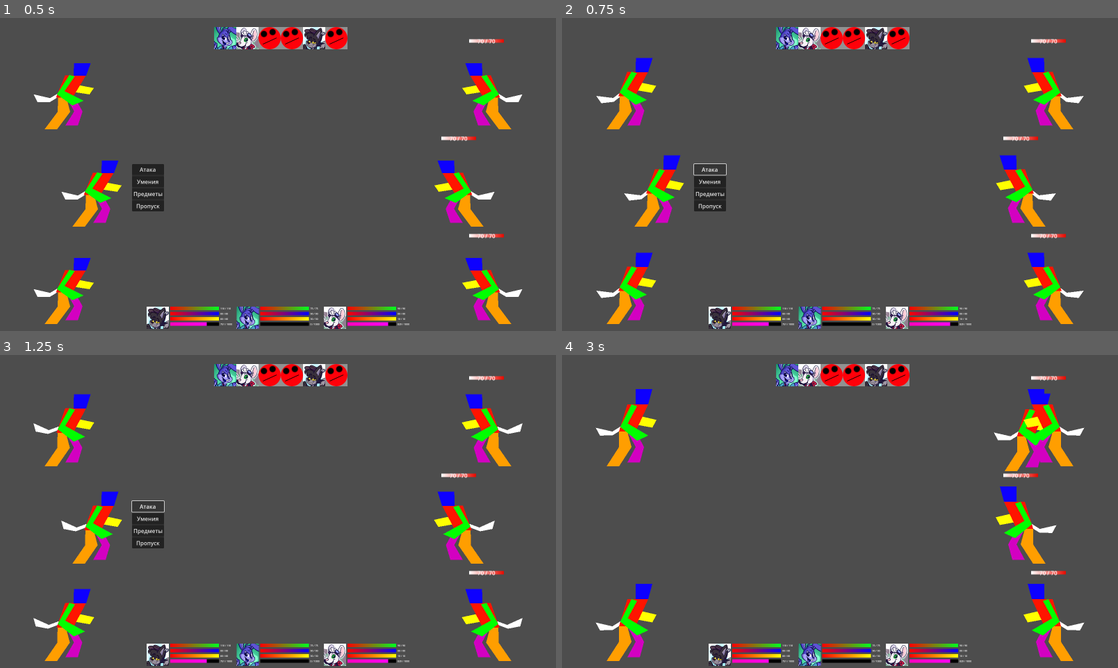
Above: before the commit, frames 1-4 (two rows, left to right).
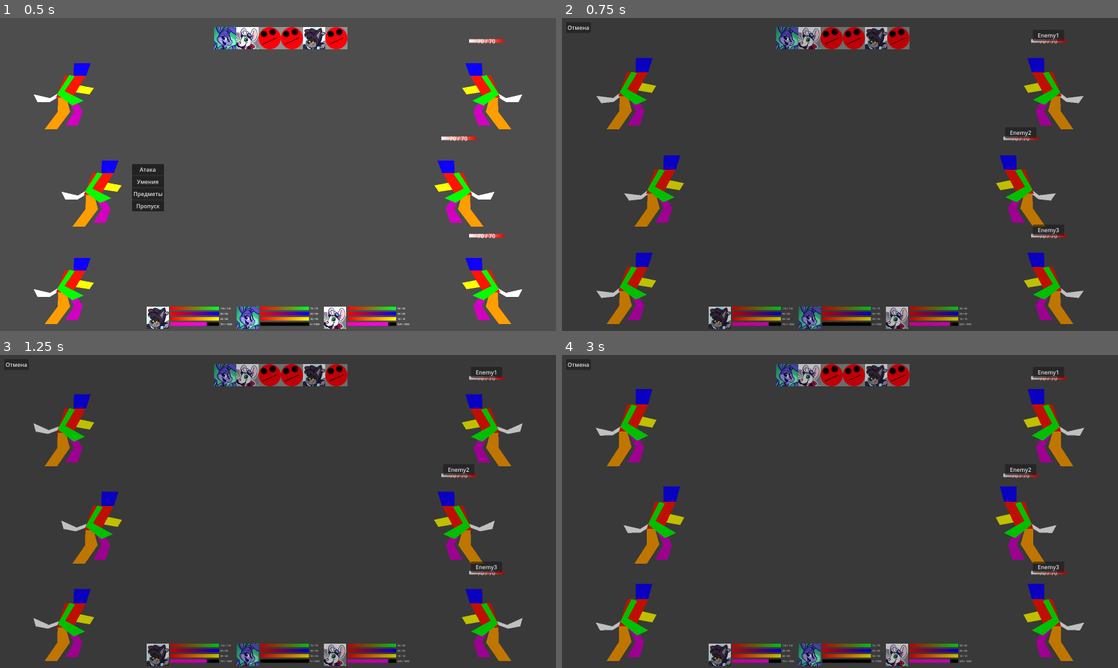
Above: after the commit, the same moments.

Repository: HellsStudios/Hell-s-workers
Game: Godot game, scene res://Scenes/Battle.tscn
Same seed, same stepped clock (60 frames per second), same inputs: the game is played once before the commit and once after it.
Inputs (mouse positions are in pixels of both pictures, inside the frame that each line leads up to):
- Up to frame 1 (0.5 s): no input
- Up to frame 2 (0.75 s): click "Атака" at 0.5 s
- Up to frame 3 (1.25 s): no input
- Up to frame 4 (3 s): click (578, 364) at 1.25 s, where only the run after the commit has a clickable "Отмена"; click "Умения" at 2 s; click "Огненный шар" at 2.75 s

Frame 1 is identical in both runs. In frame 2, 10% of the frame differs, in the area x 0-94%, y 1-100%; in frame 3, 10%; in frame 4, 11%.

Commit message:
Add files via upload

Diff:
--- a/новый-игровой-проект/Scenes/Battle.tscn
+++ b/новый-игровой-проект/Scenes/Battle.tscn
@@ -138,6 +138,7 @@
 
 [node name="PartyHUD" parent="UI" instance=ExtResource("3_2h7oj")]
 
+[connection signal="button_down" from="UI/ActionPanel/MainMenuContainer/AttackButton" to="UI/ActionPanel" method="_on_AttackButton_pressed"]
 [connection signal="button_down" from="UI/ActionPanel/MainMenuContainer/SkillButton" to="UI/ActionPanel" method="_on_SkillButton_pressed"]
 [connection signal="button_down" from="UI/ActionPanel/MainMenuContainer/ItemButton" to="UI/ActionPanel" method="_on_ItemButton_pressed"]
 [connection signal="button_down" from="UI/ActionPanel/MainMenuContainer/SkipButton" to="UI/ActionPanel" method="_on_SkipButton_pressed"]
--- a/новый-игровой-проект/Scenes/action_panel.gd
+++ b/новый-игровой-проект/Scenes/action_panel.gd
@@ -47,27 +47,24 @@
 
 # ——————— УМЕНИЯ ———————
 func update_skill_buttons_for(hero: Node2D):
-	var skills: Array = hero.abilities
+	var skills = hero.abilities
 	for i in range(6):
-		var path := "SkillMenuContainer/SkillButton%d" % (i + 1)
-		if not has_node(path):
-			continue
+		var path = "SkillMenuContainer/SkillButton%d" % (i+1)
+		if not has_node(path): continue
 		var btn: Button = get_node(path)
+
+		# очистим старые коннекты
+		for c in btn.get_signal_connection_list("pressed"):
+			btn.disconnect("pressed", c.callable)
 
 		if i < skills.size():
 			var skill: Dictionary = skills[i]
-			btn.text    = str(skill.get("name", "Skill"))
+			btn.text = str(skill.get("name","Skill"))
 			btn.visible = true
 			btn.disabled = false
-
-			# Снимаем прежнее подключение (если было) и подключаем ровно один раз
-			var call := Callable(self, "_on_skill_index").bind(i)
-			if btn.pressed.is_connected(call):
-				btn.pressed.disconnect(call)
-			btn.pressed.connect(call)
+			btn.connect("pressed", Callable(self, "_on_skill_pressed").bind(skill))
 		else:
 			btn.visible = false
-			btn.disabled = true
 
 func _on_skill_index(i: int) -> void:
 	if current_hero == null:
--- a/новый-игровой-проект/Scenes/battle.gd
+++ b/новый-игровой-проект/Scenes/battle.gd
@@ -3,6 +3,21 @@
 const _SLOT_W := ICON_W + ICON_GAP
 const MAX_TOTAL_ANIM := 0.30
 const MIN_STEP_DUR   := 0.05
+@export var APPROACH_X := 120.0     # насколько ЛЕВЕЕ цели становиться
+@export var APPROACH_Y := 0.0      # вертикальный сдвиг от Y цели (если нужно)
+@export var LOCK_Y_TO_TARGET := true
+@export var AOE_CENTER_X_OFFSET := 600.0   # подстройка точки в центре по X
+@export var AOE_CENTER_Y_OFFSET := -40.0   # подстройка точки в центре по Y
+var _target_overlay: Control = null
+var _is_acting := false
+# Таргет-пикер
+var _pick_mode := false
+var _pick_btns: Array[Button] = []
+var _pick_map : Dictionary = {}   # Button -> Node2D (цель)
+var _pending  : Dictionary = {}   # {type:"attack"/"skill_single", actor:Node2D, data:Dictionary}
+
+@export var PICK_BTN_SIZE   := Vector2(96, 96)
+@export var PICK_BTN_OFFSET := Vector2(0, -36)   # смещение кнопки над врагом
 # ────────── ГЛОБАЛЬНЫЕ ПЕРЕМЕННЫЕ СЦЕНЫ БОЯ ──────────
 @onready var world_ui  := $UI/WorldUI
 @onready var party_hud := $UI/PartyHUD
@@ -59,9 +74,14 @@
 	var n := order.size()
 	if n == 0: return
 	_center_turn_panel(_panel_total_w(n))
+	var x := 0
 	for i in range(n):
-		var icon: TextureRect = char_to_icon[order[i]]
-		icon.position = Vector2(i * _SLOT_W, 0)
+		var ch := order[i]
+		if not char_to_icon.has(ch):   # умер/иконка снята
+			continue
+		var icon: TextureRect = char_to_icon[ch]
+		icon.position = Vector2(x * _SLOT_W, 0)
+		x += 1
 
 func _animate_to_order(order: Array[Node2D], dur := 0.15) -> void:
 	var n := order.size()
@@ -121,18 +141,21 @@
 	return inv
 # полностью доводим визуальный порядок до target — по одному соседнему шагу за анимацию
 func _normalize_target(target: Array[Node2D]) -> Array[Node2D]:
-	# 1) убираем дубликаты, сохраняя порядок
 	var seen := {}
 	var out: Array[Node2D] = []
+
+	# берём только валидных, у кого ЕСТЬ иконка
 	for ch in target:
-		if not seen.has(ch):
+		if ch != null and is_instance_valid(ch) and char_to_icon.has(ch) and not seen.has(ch):
 			seen[ch] = true
 			out.append(ch)
-	# 2) добавляем недостающих из текущего визуального порядка (в конец)
+
+	# добавляем недостающих из текущего визуального (тоже только валидных)
 	for ch in _current_visual_order:
-		if not seen.has(ch):
+		if ch != null and is_instance_valid(ch) and char_to_icon.has(ch) and not seen.has(ch):
 			seen[ch] = true
 			out.append(ch)
+
 	return out
 
 func _animate_stepwise_to(target_in: Array[Node2D]) -> void:
@@ -182,6 +205,56 @@
 
 func _name_of(ch: Node2D) -> String:
 	return "%s(%s spd=%d m=%.1f)" % [ch.nick, ch.team, int(ch.speed), ch.turn_meter]
+
+func _enter_pick_target(actor: Node2D, typ: String, data: Dictionary) -> void:
+	_pending = {"type": typ, "actor": actor, "data": data}
+	_pick_mode = true
+	action_panel.hide()
+	_build_pick_buttons()
+
+func _leave_pick_mode(show_panel := true) -> void:
+	_clear_pick_buttons()
+	_pick_mode = false
+	var a: Node2D = _pending.get("actor")
+	_pending.clear()
+	if show_panel and a != null and is_instance_valid(a):
+		show_player_options(a)
+
+func _build_pick_buttons() -> void:
+	_clear_pick_buttons()
+	for e in enemies:
+		if is_instance_valid(e) and e.health > 0:
+			var b := Button.new()
+			b.text = "🎯"
+			b.size = PICK_BTN_SIZE
+			b.focus_mode = Control.FOCUS_NONE
+			world_ui.add_child(b)
+			_pick_btns.append(b)
+			_pick_map[b] = e
+			b.pressed.connect(Callable(self, "_on_pick_pressed").bind(b))
+	_update_pick_buttons()
+
+func _update_pick_buttons() -> void:
+	var cam := get_viewport().get_camera_2d()
+	if cam == null: return
+	for b in _pick_btns:
+		var t: Node2D = _pick_map.get(b)
+		if t == null or not is_instance_valid(t):
+			b.queue_free()
+			continue
+		var screen = cam.unproject_position(t.global_position)
+		b.position = screen + PICK_BTN_OFFSET - b.size * 0.5
+
+func _clear_pick_buttons() -> void:
+	for b in _pick_btns:
+		if is_instance_valid(b): b.queue_free()
+	_pick_btns.clear()
+	_pick_map.clear()
+
+func _process(_dt: float) -> void:
+	if _pick_mode:
+		_update_pick_buttons()
+
 
 func _print_order(tag: String, steps := 6) -> void:
 	var order := _predict_order(min(steps, actors.size()))
@@ -272,31 +345,61 @@
 		names.append("%s(%s spd=%d)" % [c.nick, c.team, int(c.speed)])
 	print("Очередь старт:", names)
 
+
 func _on_action_selected(action_type: String, actor: Node2D, data):
-	# скрываем панель, чтобы не кликали второе действие
+	if _is_acting: return
 	action_panel.hide()
 
 	match action_type:
 		"attack":
-			# базовая атака по одному врагу
-			var tgt := _first_alive(enemies)
-			if tgt:
-				await _do_melee_single(actor, tgt, max(1, int(actor.attack)))
+			# выбираем цель среди живых врагов
+			var list: Array[Node2D] = []
+			for e in enemies:
+				if is_instance_valid(e) and e.health > 0:
+					list.append(e)
+			if list.is_empty():
+				end_turn(); return
+
+			_build_target_overlay(actor, list, func(target: Node2D) -> void:
+				_is_acting = true
+				await _do_melee_single(actor, target, max(1, actor.attack))
+				_is_acting = false
+				end_turn()
+			)
+
+		"skill":
+			var skill: Dictionary = data if typeof(data) == TYPE_DICTIONARY else {}
+			var s_target := String(skill.get("target",""))
+
+			if s_target == "single_enemy":
+				var list: Array[Node2D] = []
+				for e in enemies:
+					if is_instance_valid(e) and e.health > 0:
+						list.append(e)
+				if list.is_empty():
+					end_turn(); return
+
+				_build_target_overlay(actor, list, func(target: Node2D) -> void:
+					_is_acting = true
+					var dmg := int(skill.get("damage", actor.attack))
+					await _do_melee_single(actor, target, max(1, dmg))
+					_is_acting = false
+					end_turn()
+				)
+
+			elif s_target == "all_enemies":
+				_is_acting = true
+				var dmg_all := int(skill.get("damage", actor.attack))
+				await _do_melee_aoe(actor, max(1, dmg_all))
+				_is_acting = false
+				end_turn()
+
+			else:
+				# другие типы пока по-старому
+				end_turn()
+
+		"item":
 			end_turn()
-
-		"skill":
-			if typeof(data) == TYPE_DICTIONARY:
-				await _player_use_skill(actor, data)
-			else:
-				end_turn()
-
-		"item":
-			# для примера — самопохил, если предмет лечащий
-			if typeof(data) == TYPE_STRING:
-				# можно подсунуть цель и здесь
-				use_item(data, actor, actor)
-			else:
-				end_turn()
 
 		"skip":
 			end_turn()
@@ -454,16 +557,15 @@
 	process_turn()
 
 func _apply_melee_hit(target: Node2D, damage: int, gate: Dictionary) -> void:
-	if gate.get("done", false):
-		return
+	# защита от двойного хита (сигнал + таймаут)
+	if gate.get("done", false): return
 	gate["done"] = true
 
-	if not is_instance_valid(target):
-		return
+	if not is_instance_valid(target): return
 
 	target.health = max(0, target.health - damage)
 
-	# маленькая тряска цели
+	# простая тряска
 	var base := target.position
 	var tw := create_tween().set_trans(Tween.TRANS_SINE)
 	tw.tween_property(target, "position", base + Vector2(4, 0), 0.05)
@@ -473,43 +575,101 @@
 	if target.health <= 0:
 		_on_enemy_died(target)
 
+func _do_melee_aoe(user: Node2D, damage: int) -> void:
+	if user == null or not is_instance_valid(user):
+		return
+	var mover := user.get_node_or_null("MotionRoot") as Node2D
+	if mover == null:
+		mover = user
+	var start_pos := mover.global_position
+
+	# точка в центре экрана + поправки, Y усредняем по врагам
+	var dst := _screen_center_world() + Vector2(AOE_CENTER_X_OFFSET, AOE_CENTER_Y_OFFSET)
+	var sumy := 0.0
+	var cnt := 0
+	for e in enemies:
+		if is_instance_valid(e) and e.health > 0:
+			sumy += e.global_position.y
+			cnt += 1
+	if cnt > 0:
+		dst.y = sumy / cnt + APPROACH_Y
+
+	_play_if_has(user.anim, "run")
+	var tw_in := create_tween().set_trans(Tween.TRANS_SINE).set_ease(Tween.EASE_OUT)
+	tw_in.tween_property(mover, "global_position", dst, 0.22)
+	await tw_in.finished
+
+	var clip := "idle"
+	if user.anim != null:
+		if user.anim.has_animation("skill"):
+			clip = "skill"
+		elif user.anim.has_animation("attack"):
+			clip = "attack"
+	_play_if_has(user.anim, clip)
+
+	var gated := false
+	if user.has_signal("hit_event"):
+		user.hit_event.connect(func():
+			if gated: return
+			gated = true
+			for e in enemies:
+				if is_instance_valid(e) and e.health > 0:
+					_apply_melee_hit(e, damage, {"done": false})
+		, CONNECT_ONE_SHOT)
+
+	var clip_len := 0.4
+	if user.anim != null and user.anim.has_animation(clip):
+		clip_len = user.anim.get_animation(clip).length
+	var hit_delay := 0.3 * clip_len
+
+	await get_tree().create_timer(clamp(hit_delay, 0.08, 0.45)).timeout
+	if not gated:
+		for e in enemies:
+			if is_instance_valid(e) and e.health > 0:
+				_apply_melee_hit(e, damage, {"done": false})
+
+	await _wait_anim_end(user.anim, clip)
+	var tw_out := create_tween().set_trans(Tween.TRANS_SINE).set_ease(Tween.EASE_IN_OUT)
+	tw_out.tween_property(mover, "global_position", start_pos, 0.22)
+	await tw_out.finished
+	_play_if_has(user.anim, "idle")
 
 func _do_melee_single(user: Node2D, target: Node2D, damage: int) -> void:
 	if user == null or target == null or not is_instance_valid(user) or not is_instance_valid(target):
 		return
 
-	var start_pos := user.global_position
-	var hit_pos   := _approach_point(user, target, 56.0)
+	var mover := user.get_node_or_null("MotionRoot") as Node2D  # см. вариант Б ниже
+	if mover == null: mover = user
+
+	var start_pos := mover.global_position
+	var hit_pos   := _approach_point(user, target)  # см. п.2, больше не передаём dist руками
 
 	# Подбег
 	_play_if_has(user.anim, "run")
 	var tw_in := create_tween().set_trans(Tween.TRANS_SINE).set_ease(Tween.EASE_OUT)
-	tw_in.tween_property(user, "global_position", hit_pos, 0.18)
+	tw_in.tween_property(mover, "global_position", hit_pos, 0.18)
 	await tw_in.finished
 
 	# Атака
 	_play_if_has(user.anim, "attack")
 
-	# Ждём момент удара:
-	# 1) если анимация вызовет signal hit_event — применим сразу
-	# 2) если нет — применим через небольшой таймаут (фолбэк)
+	# наносим урон по событию или по таймеру (~30% длины клипа)
 	var gate := {"done": false}
-
 	if user.has_signal("hit_event"):
-		# единоразово, чтобы не словить двойной удар
 		user.hit_event.connect(Callable(self, "_apply_melee_hit").bind(target, damage, gate), CONNECT_ONE_SHOT)
 
-	# фолбэк-таймер (если сигнал не придёт)
-	await get_tree().create_timer(0.15).timeout
+	var hit_delay = 0.3 * (user.anim.get_animation("attack").length if user.anim and user.anim.has_animation("attack") else 0.4)
+	await get_tree().create_timer(clamp(hit_delay, 0.08, 0.45)).timeout
 	_apply_melee_hit(target, damage, gate)
 
-	# подождём ещё чуть-чуть, чтобы анимация завершилась (без риска зависнуть)
-	await get_tree().create_timer(0.10).timeout
+	# дожидаемся конца "attack"
+	await _wait_anim_end(user.anim, "attack")
 
 	# Возврат
 	var tw_out := create_tween().set_trans(Tween.TRANS_SINE).set_ease(Tween.EASE_IN_OUT)
-	tw_out.tween_property(user, "global_position", start_pos, 0.18)
+	tw_out.tween_property(mover, "global_position", start_pos, 0.18)
 	await tw_out.finished
+
 	_play_if_has(user.anim, "idle")
 
 func _player_use_skill(user: Node2D, skill: Dictionary) -> void:
@@ -541,21 +701,99 @@
 
 	end_turn()
 
+
+func _first_alive_enemy() -> Node2D:
+	for e in enemies:
+		if is_instance_valid(e) and e.health > 0:
+			return e
+	return null
+
 func _first_alive(arr: Array[Node2D]) -> Node2D:
 	for a in arr:
 		if a != null and is_instance_valid(a) and a.health > 0:
 			return a
 	return null
 
-func _approach_point(attacker: Node2D, target: Node2D, dist := 56.0) -> Vector2:
-	var a := attacker.global_position
-	var b := target.global_position
-	var dir := (b - a).normalized()
-	return b - dir * dist
-
-func _play_if_has(anim: AnimationPlayer, name: String) -> void:
-	if anim and anim.has_animation(name):
-		anim.play(name)
+func _build_target_overlay(user: Node2D, candidates: Array[Node2D], on_pick: Callable) -> void:
+	# прибьём старый
+	if _target_overlay and is_instance_valid(_target_overlay):
+		_target_overlay.queue_free()
+
+	var ov := Control.new()
+	ov.name = "TargetOverlay"
+	ov.mouse_filter = Control.MOUSE_FILTER_STOP
+	ov.focus_mode = Control.FOCUS_ALL
+	ov.z_index = 9999
+	# во весь экран
+	ov.anchor_left = 0; ov.anchor_top = 0; ov.anchor_right = 1; ov.anchor_bottom = 1
+	ov.offset_left = 0; ov.offset_top = 0; ov.offset_right = 0; ov.offset_bottom = 0
+	$UI.add_child(ov)
+	_target_overlay = ov
+
+	# Полупрозрачный фон (чтобы было видно, что режим выбора активен)
+	var bg := ColorRect.new()
+	bg.color = Color(0,0,0,0.25)
+	bg.anchor_left = 0; bg.anchor_top = 0; bg.anchor_right = 1; bg.anchor_bottom = 1
+	ov.add_child(bg)
+
+	# Кнопка "Отмена"
+	var cancel := Button.new()
+	cancel.text = "Отмена"
+	cancel.anchor_right = 0; cancel.anchor_bottom = 0
+	cancel.position = Vector2(12, 12)
+	ov.add_child(cancel)
+	cancel.pressed.connect(func():
+		if is_instance_valid(_target_overlay): _target_overlay.queue_free()
+		_target_overlay = null
+		# вернём панель действий
+		action_panel.show_main_menu(user)
+	)
+
+	# Кнопки над целями
+	var cam := get_viewport().get_camera_2d()
+	for e in candidates:
+		if e == null or not is_instance_valid(e) or e.health <= 0:
+			continue
+		var btn := Button.new()
+		btn.text = e.nick
+		btn.size_flags_horizontal = Control.SIZE_SHRINK_CENTER
+		btn.custom_minimum_size = Vector2(90, 32)
+		var sp = cam.unproject_position(e.global_position) if cam else e.global_position
+		btn.position = sp + Vector2(-45, -96)  # чуть выше цели
+		ov.add_child(btn)
+		btn.pressed.connect(Callable(self, "_on_target_button").bind(e, on_pick))
+
+func _on_target_button(target: Node2D, on_pick: Callable) -> void:
+	if _target_overlay and is_instance_valid(_target_overlay):
+		_target_overlay.queue_free()
+	_target_overlay = null
+	await on_pick.call(target)
+
+func _screen_center_world() -> Vector2:
+	var cam := get_viewport().get_camera_2d()
+	return cam.get_screen_center_position() if cam else Vector2.ZERO
+
+func _approach_point(user: Node2D, target: Node2D) -> Vector2:
+	var p1 := target.global_position
+	var y  := (p1.y if LOCK_Y_TO_TARGET else user.global_position.y) + APPROACH_Y
+	# встаём строго слева от цели (по мировому X)
+	return Vector2(p1.x - APPROACH_X, y)
+
+func _play_if_has(ap: AnimationPlayer, name: String) -> void:
+	if ap and ap.has_animation(name):
+		ap.play(name)
+
+func _wait_anim_end(ap: AnimationPlayer, name: String, fallback := 1.0) -> void:
+	if ap == null or not ap.has_animation(name): return
+	var done := false
+	ap.animation_finished.connect(func(finished): if finished == name: done = true, CONNECT_ONE_SHOT)
+	# ждём не дольше длины клипа + небольшой запас
+	var max_t := (ap.get_animation(name).length if ap.has_animation(name) else fallback) + 0.1
+	var t0 := Time.get_ticks_msec()
+	while not done and Time.get_ticks_msec() - t0 < int(max_t * 1000):
+		await get_tree().process_frame
+
+
 
 func _build_turn_icons_fresh() -> void:
 	for ic in char_to_icon.values(): ic.queue_free()
@@ -700,29 +938,40 @@
 			target.health = min(target.max_health, target.health + heal_amount)
 
 func _on_enemy_died(enemy: Node2D):
+	if not is_instance_valid(enemy):
+		return
+
+	# 1) анимация смерти, если есть
+	if enemy.anim and enemy.anim.has_animation("die"):
+		enemy.anim.play("die")
+		await _wait_anim_end(enemy.anim, "die", 0.6)
+
+	# 2) мягко угасим спрайт (опционально)
+	var tw := create_tween().set_trans(Tween.TRANS_SINE)
+	tw.tween_property(enemy, "modulate:a", 0.0, 0.18)
+	await tw.finished
+
+	# 3) убираем HB/массивы/иконку
 	if enemy_bars.has(enemy):
 		enemy_bars[enemy].queue_free()
 		enemy_bars.erase(enemy)
 
-	if enemies.has(enemy):
-		enemies.erase(enemy)
-	if actors.has(enemy):
-		actors.erase(enemy)
-
-	# Иконку в очереди тоже уберём
+	enemies.erase(enemy)
+	actors.erase(enemy)
+
 	if char_to_icon.has(enemy):
 		var ic: TextureRect = char_to_icon[enemy]
 		if ic: ic.queue_free()
 		char_to_icon.erase(enemy)
 
-	# Обновим визуальный порядок очереди (без умершего)
+	# 4) перестраиваем очередь уже БЕЗ умершего
 	turn_queue = _panel_order_next()
 	_current_visual_order = _normalize_target(turn_queue)
 	_layout_from_order(_current_visual_order)
 
-	# Спрячем сам узел врага (или queue_free, если готово)
+	# 5) скрываем/удаляем сам узел
 	if is_instance_valid(enemy):
-		enemy.hide()  # или enemy.queue_free()
+		enemy.queue_free()
 
 
 func _icons_base_x() -> float:
